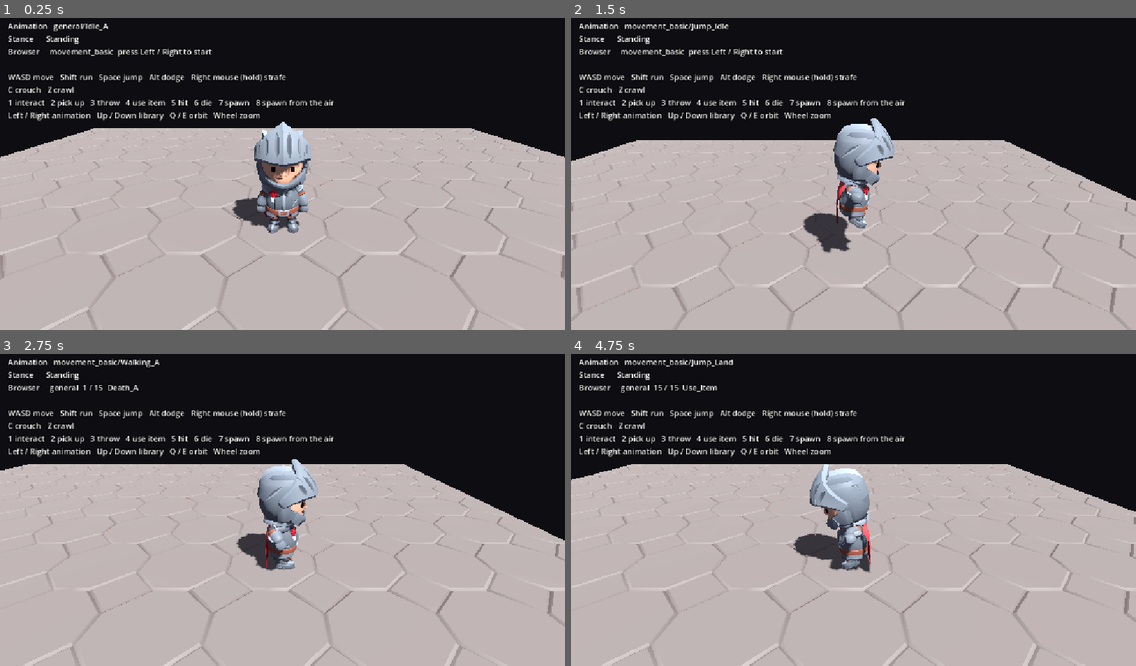
Above: before the commit, frames 1-4 (two rows, left to right).
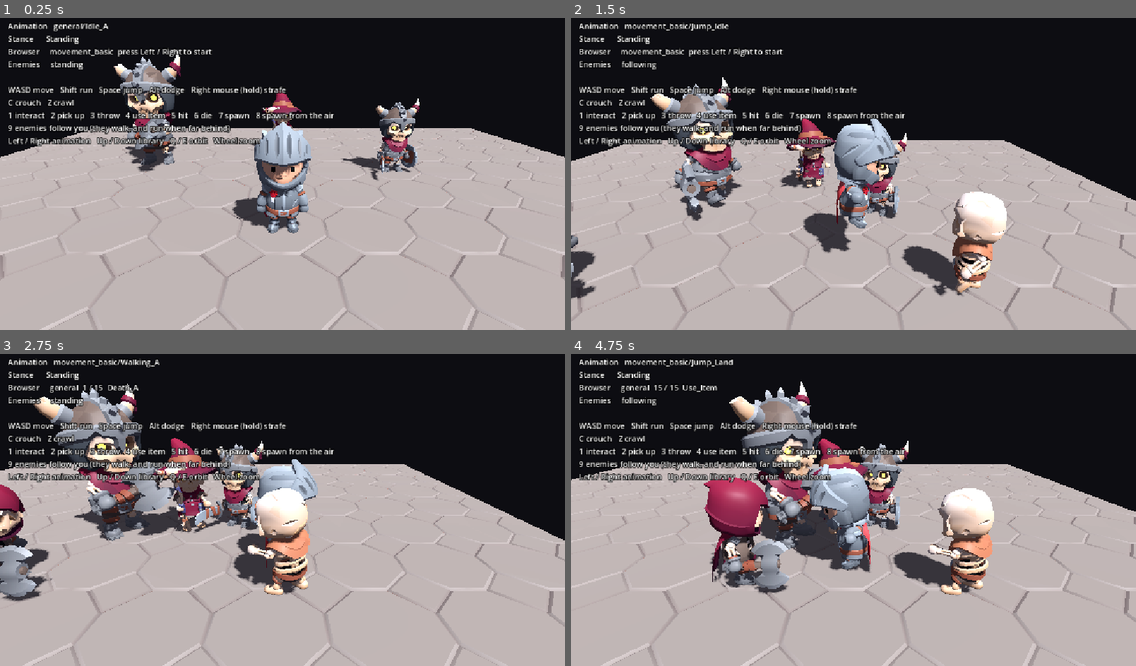
Above: after the commit, the same moments.

Repository: lijw07/roam
Game: Godot game, scene res://scenes/playground/animation_test.tscn
Same seed, same stepped clock (60 frames per second), same inputs: the game is played once before the commit and once after it. The project has no main scene, so this scene is started directly.
Inputs (mouse positions are in pixels of both pictures, inside the frame that each line leads up to):
- Up to frame 1 (0.25 s): no input
- Up to frame 2 (1.5 s): tap Enter at 0.5 s; move the mouse to (977, 155) at 0.52 s; hold D (move_right) 0.53-1.25 s; tap 9 at 0.6 s; click (977, 155) at 0.67 s; tap Space (jump) at 0.77 s; drag from (740, 186) to (825, 233) at 1.27 s
- Up to frame 3 (2.75 s): move the mouse to (339, 438) at 2.02 s; hold D (move_right) from 2.03 s (still down); hold Down (anim_library_prev) from 2.03 s (still down); tap 9 at 2.3 s
- Up to frame 4 (4.75 s): release D (move_right) at 2.75 s; release Down (anim_library_prev) at 2.75 s; drag from (825, 569) to (684, 460) at 2.77 s; move the mouse to (1023, 553) at 3.52 s; hold A (move_left) 3.53-4.25 s; hold Left (anim_prev) 3.53-4.25 s; tap Space (jump) at 3.77 s; tap 9 at 3.8 s; drag from (684, 460) to (768, 428) at 4.27 s

The runs differ from the first frame. In frame 1, 7.5% of the frame differs, in the area x 1-75%, y 11-53%; in frame 2, 12%; in frame 3, 16%; in frame 4, 17%, in the area x 1-75%, y 8-78%.

Commit message:
animations for enemies

Diff:
--- a/scenes/enemies/boss/skeleton_champion.tscn
+++ b/scenes/enemies/boss/skeleton_champion.tscn
@@ -11,7 +11,11 @@
 [node name="SkeletonChampion" instance=ExtResource("1_base")]
 script = ExtResource("2_enemy")
 threat = 0
+walk_speed = 3.1
+run_speed = 10.8
 idle_animation = &"combat_melee/Melee_2H_Idle"
+walk_animation = &"movement_basic/Walking_C"
+run_animation = &"movement_advanced/Running_HoldingRifle"
 
 [node name="Model" parent="."]
 transform = Transform3D(1.6, 0, 0, 0, 1.6, 0, 0, 0, 1.6, 0, 0, 0)
--- a/scenes/playground/animation_test.tscn
+++ b/scenes/playground/animation_test.tscn
@@ -1,9 +1,14 @@
-[gd_scene format=3]
+[gd_scene format=3 uid="uid://bbp51i165ba13"]
 
-[ext_resource type="Script" path="res://scripts/animation_test.gd" id="1_test"]
-[ext_resource type="PackedScene" path="res://scenes/dungeon/floors/floor_tile_large.tscn" id="2_floor"]
-[ext_resource type="PackedScene" path="res://scenes/characters/adventurers/knight.tscn" id="3_knight"]
-[ext_resource type="Script" path="res://scripts/dungeon_explorer.gd" id="4_explorer"]
+[ext_resource type="Script" uid="uid://cgc4hvxx3qqqf" path="res://scripts/animation_test.gd" id="1_test"]
+[ext_resource type="PackedScene" uid="uid://r4kxi28gpfit" path="res://scenes/dungeon/floors/floor_tile_large.tscn" id="2_floor"]
+[ext_resource type="PackedScene" uid="uid://dfofpcqw5hsoy" path="res://scenes/characters/adventurers/knight.tscn" id="3_knight"]
+[ext_resource type="Script" uid="uid://b4x3gwfy0ernd" path="res://scripts/dungeon_explorer.gd" id="4_explorer"]
+[ext_resource type="PackedScene" path="res://scenes/enemies/skeleton_warrior.tscn" id="5_warrior"]
+[ext_resource type="PackedScene" path="res://scenes/enemies/boss/skeleton_champion.tscn" id="6_champion"]
+[ext_resource type="PackedScene" path="res://scenes/enemies/skeleton_mage.tscn" id="7_mage"]
+[ext_resource type="PackedScene" path="res://scenes/enemies/skeleton_minion.tscn" id="8_minion"]
+[ext_resource type="PackedScene" path="res://scenes/enemies/skeleton_rogue.tscn" id="9_rogue"]
 
 [sub_resource type="Environment" id="Environment_test"]
 background_mode = 1
@@ -12,142 +17,159 @@
 ambient_light_color = Color(0.5, 0.5, 0.6, 1)
 ambient_light_energy = 0.6
 
-[node name="AnimationTest" type="Node3D"]
+[node name="AnimationTest" type="Node3D" unique_id=1844858767]
 script = ExtResource("1_test")
 
-[node name="WorldEnvironment" type="WorldEnvironment" parent="."]
+[node name="WorldEnvironment" type="WorldEnvironment" parent="." unique_id=1061498190]
 environment = SubResource("Environment_test")
 
-[node name="DirectionalLight3D" type="DirectionalLight3D" parent="."]
+[node name="DirectionalLight3D" type="DirectionalLight3D" parent="." unique_id=1694216878]
 transform = Transform3D(0.81915206, -0.46984634, 0.32898995, 0, 0.57357645, 0.81915206, -0.57357645, -0.6710101, 0.46984634, 0, 0, 0)
 shadow_enabled = true
 
-[node name="Floor" type="Node3D" parent="."]
+[node name="Floor" type="Node3D" parent="." unique_id=2121162053]
 
-[node name="FloorTileLarge1" parent="Floor" instance=ExtResource("2_floor")]
+[node name="FloorTileLarge1" parent="Floor" unique_id=1631770810 instance=ExtResource("2_floor")]
 transform = Transform3D(1, 0, 0, 0, 1, 0, 0, 0, 1, -10, 0, -10)
 
-[node name="FloorTileLarge2" parent="Floor" instance=ExtResource("2_floor")]
+[node name="FloorTileLarge2" parent="Floor" unique_id=338334429 instance=ExtResource("2_floor")]
 transform = Transform3D(1, 0, 0, 0, 1, 0, 0, 0, 1, -10, 0, -6)
 
-[node name="FloorTileLarge3" parent="Floor" instance=ExtResource("2_floor")]
+[node name="FloorTileLarge3" parent="Floor" unique_id=2052700434 instance=ExtResource("2_floor")]
 transform = Transform3D(1, 0, 0, 0, 1, 0, 0, 0, 1, -10, 0, -2)
 
-[node name="FloorTileLarge4" parent="Floor" instance=ExtResource("2_floor")]
+[node name="FloorTileLarge4" parent="Floor" unique_id=1193601968 instance=ExtResource("2_floor")]
 transform = Transform3D(1, 0, 0, 0, 1, 0, 0, 0, 1, -10, 0, 2)
 
-[node name="FloorTileLarge5" parent="Floor" instance=ExtResource("2_floor")]
+[node name="FloorTileLarge5" parent="Floor" unique_id=165054867 instance=ExtResource("2_floor")]
 transform = Transform3D(1, 0, 0, 0, 1, 0, 0, 0, 1, -10, 0, 6)
 
-[node name="FloorTileLarge6" parent="Floor" instance=ExtResource("2_floor")]
+[node name="FloorTileLarge6" parent="Floor" unique_id=991398768 instance=ExtResource("2_floor")]
 transform = Transform3D(1, 0, 0, 0, 1, 0, 0, 0, 1, -10, 0, 10)
 
-[node name="FloorTileLarge7" parent="Floor" instance=ExtResource("2_floor")]
+[node name="FloorTileLarge7" parent="Floor" unique_id=1113802910 instance=ExtResource("2_floor")]
 transform = Transform3D(1, 0, 0, 0, 1, 0, 0, 0, 1, -6, 0, -10)
 
-[node name="FloorTileLarge8" parent="Floor" instance=ExtResource("2_floor")]
+[node name="FloorTileLarge8" parent="Floor" unique_id=2013789591 instance=ExtResource("2_floor")]
 transform = Transform3D(1, 0, 0, 0, 1, 0, 0, 0, 1, -6, 0, -6)
 
-[node name="FloorTileLarge9" parent="Floor" instance=ExtResource("2_floor")]
+[node name="FloorTileLarge9" parent="Floor" unique_id=1421402290 instance=ExtResource("2_floor")]
 transform = Transform3D(1, 0, 0, 0, 1, 0, 0, 0, 1, -6, 0, -2)
 
-[node name="FloorTileLarge10" parent="Floor" instance=ExtResource("2_floor")]
+[node name="FloorTileLarge10" parent="Floor" unique_id=1832988095 instance=ExtResource("2_floor")]
 transform = Transform3D(1, 0, 0, 0, 1, 0, 0, 0, 1, -6, 0, 2)
 
-[node name="FloorTileLarge11" parent="Floor" instance=ExtResource("2_floor")]
+[node name="FloorTileLarge11" parent="Floor" unique_id=459936591 instance=ExtResource("2_floor")]
 transform = Transform3D(1, 0, 0, 0, 1, 0, 0, 0, 1, -6, 0, 6)
 
-[node name="FloorTileLarge12" parent="Floor" instance=ExtResource("2_floor")]
+[node name="FloorTileLarge12" parent="Floor" unique_id=1408634824 instance=ExtResource("2_floor")]
 transform = Transform3D(1, 0, 0, 0, 1, 0, 0, 0, 1, -6, 0, 10)
 
-[node name="FloorTileLarge13" parent="Floor" instance=ExtResource("2_floor")]
+[node name="FloorTileLarge13" parent="Floor" unique_id=1357839127 instance=ExtResource("2_floor")]
 transform = Transform3D(1, 0, 0, 0, 1, 0, 0, 0, 1, -2, 0, -10)
 
-[node name="FloorTileLarge14" parent="Floor" instance=ExtResource("2_floor")]
+[node name="FloorTileLarge14" parent="Floor" unique_id=358355532 instance=ExtResource("2_floor")]
 transform = Transform3D(1, 0, 0, 0, 1, 0, 0, 0, 1, -2, 0, -6)
 
-[node name="FloorTileLarge15" parent="Floor" instance=ExtResource("2_floor")]
+[node name="FloorTileLarge15" parent="Floor" unique_id=216061623 instance=ExtResource("2_floor")]
 transform = Transform3D(1, 0, 0, 0, 1, 0, 0, 0, 1, -2, 0, -2)
 
-[node name="FloorTileLarge16" parent="Floor" instance=ExtResource("2_floor")]
+[node name="FloorTileLarge16" parent="Floor" unique_id=1343682298 instance=ExtResource("2_floor")]
 transform = Transform3D(1, 0, 0, 0, 1, 0, 0, 0, 1, -2, 0, 2)
 
-[node name="FloorTileLarge17" parent="Floor" instance=ExtResource("2_floor")]
+[node name="FloorTileLarge17" parent="Floor" unique_id=1135682883 instance=ExtResource("2_floor")]
 transform = Transform3D(1, 0, 0, 0, 1, 0, 0, 0, 1, -2, 0, 6)
 
-[node name="FloorTileLarge18" parent="Floor" instance=ExtResource("2_floor")]
+[node name="FloorTileLarge18" parent="Floor" unique_id=412715817 instance=ExtResource("2_floor")]
 transform = Transform3D(1, 0, 0, 0, 1, 0, 0, 0, 1, -2, 0, 10)
 
-[node name="FloorTileLarge19" parent="Floor" instance=ExtResource("2_floor")]
+[node name="FloorTileLarge19" parent="Floor" unique_id=887493181 instance=ExtResource("2_floor")]
 transform = Transform3D(1, 0, 0, 0, 1, 0, 0, 0, 1, 2, 0, -10)
 
-[node name="FloorTileLarge20" parent="Floor" instance=ExtResource("2_floor")]
+[node name="FloorTileLarge20" parent="Floor" unique_id=566879757 instance=ExtResource("2_floor")]
 transform = Transform3D(1, 0, 0, 0, 1, 0, 0, 0, 1, 2, 0, -6)
 
-[node name="FloorTileLarge21" parent="Floor" instance=ExtResource("2_floor")]
+[node name="FloorTileLarge21" parent="Floor" unique_id=872184581 instance=ExtResource("2_floor")]
 transform = Transform3D(1, 0, 0, 0, 1, 0, 0, 0, 1, 2, 0, -2)
 
-[node name="FloorTileLarge22" parent="Floor" instance=ExtResource("2_floor")]
+[node name="FloorTileLarge22" parent="Floor" unique_id=207908663 instance=ExtResource("2_floor")]
 transform = Transform3D(1, 0, 0, 0, 1, 0, 0, 0, 1, 2, 0, 2)
 
-[node name="FloorTileLarge23" parent="Floor" instance=ExtResource("2_floor")]
+[node name="FloorTileLarge23" parent="Floor" unique_id=417114875 instance=ExtResource("2_floor")]
 transform = Transform3D(1, 0, 0, 0, 1, 0, 0, 0, 1, 2, 0, 6)
 
-[node name="FloorTileLarge24" parent="Floor" instance=ExtResource("2_floor")]
+[node name="FloorTileLarge24" parent="Floor" unique_id=1394369580 instance=ExtResource("2_floor")]
 transform = Transform3D(1, 0, 0, 0, 1, 0, 0, 0, 1, 2, 0, 10)
 
-[node name="FloorTileLarge25" parent="Floor" instance=ExtResource("2_floor")]
+[node name="FloorTileLarge25" parent="Floor" unique_id=1251182670 instance=ExtResource("2_floor")]
 transform = Transform3D(1, 0, 0, 0, 1, 0, 0, 0, 1, 6, 0, -10)
 
-[node name="FloorTileLarge26" parent="Floor" instance=ExtResource("2_floor")]
+[node name="FloorTileLarge26" parent="Floor" unique_id=1948027248 instance=ExtResource("2_floor")]
 transform = Transform3D(1, 0, 0, 0, 1, 0, 0, 0, 1, 6, 0, -6)
 
-[node name="FloorTileLarge27" parent="Floor" instance=ExtResource("2_floor")]
+[node name="FloorTileLarge27" parent="Floor" unique_id=724554874 instance=ExtResource("2_floor")]
 transform = Transform3D(1, 0, 0, 0, 1, 0, 0, 0, 1, 6, 0, -2)
 
-[node name="FloorTileLarge28" parent="Floor" instance=ExtResource("2_floor")]
+[node name="FloorTileLarge28" parent="Floor" unique_id=1278252185 instance=ExtResource("2_floor")]
 transform = Transform3D(1, 0, 0, 0, 1, 0, 0, 0, 1, 6, 0, 2)
 
-[node name="FloorTileLarge29" parent="Floor" instance=ExtResource("2_floor")]
+[node name="FloorTileLarge29" parent="Floor" unique_id=1292652724 instance=ExtResource("2_floor")]
 transform = Transform3D(1, 0, 0, 0, 1, 0, 0, 0, 1, 6, 0, 6)
 
-[node name="FloorTileLarge30" parent="Floor" instance=ExtResource("2_floor")]
+[node name="FloorTileLarge30" parent="Floor" unique_id=1488940287 instance=ExtResource("2_floor")]
 transform = Transform3D(1, 0, 0, 0, 1, 0, 0, 0, 1, 6, 0, 10)
 
-[node name="FloorTileLarge31" parent="Floor" instance=ExtResource("2_floor")]
+[node name="FloorTileLarge31" parent="Floor" unique_id=435337306 instance=ExtResource("2_floor")]
 transform = Transform3D(1, 0, 0, 0, 1, 0, 0, 0, 1, 10, 0, -10)
 
-[node name="FloorTileLarge32" parent="Floor" instance=ExtResource("2_floor")]
+[node name="FloorTileLarge32" parent="Floor" unique_id=587225358 instance=ExtResource("2_floor")]
 transform = Transform3D(1, 0, 0, 0, 1, 0, 0, 0, 1, 10, 0, -6)
 
-[node name="FloorTileLarge33" parent="Floor" instance=ExtResource("2_floor")]
+[node name="FloorTileLarge33" parent="Floor" unique_id=2133778090 instance=ExtResource("2_floor")]
 transform = Transform3D(1, 0, 0, 0, 1, 0, 0, 0, 1, 10, 0, -2)
 
-[node name="FloorTileLarge34" parent="Floor" instance=ExtResource("2_floor")]
+[node name="FloorTileLarge34" parent="Floor" unique_id=1806999859 instance=ExtResource("2_floor")]
 transform = Transform3D(1, 0, 0, 0, 1, 0, 0, 0, 1, 10, 0, 2)
 
-[node name="FloorTileLarge35" parent="Floor" instance=ExtResource("2_floor")]
+[node name="FloorTileLarge35" parent="Floor" unique_id=785101092 instance=ExtResource("2_floor")]
 transform = Transform3D(1, 0, 0, 0, 1, 0, 0, 0, 1, 10, 0, 6)
 
-[node name="FloorTileLarge36" parent="Floor" instance=ExtResource("2_floor")]
+[node name="FloorTileLarge36" parent="Floor" unique_id=654892495 instance=ExtResource("2_floor")]
 transform = Transform3D(1, 0, 0, 0, 1, 0, 0, 0, 1, 10, 0, 10)
 
-[node name="Player" parent="." instance=ExtResource("3_knight")]
+[node name="Player" parent="." unique_id=1153986931 instance=ExtResource("3_knight")]
 script = ExtResource("4_explorer")
 
-[node name="CameraRig" type="Node3D" parent="."]
+[node name="Enemies" type="Node3D" parent="." unique_id=646261994]
+
+[node name="SkeletonWarrior" parent="Enemies" unique_id=164195652 instance=ExtResource("5_warrior")]
+transform = Transform3D(1, 0, 0, 0, 1, 0, 0, 0, 1, 4, 0, -4)
+
+[node name="SkeletonChampion" parent="Enemies" unique_id=1570817113 instance=ExtResource("6_champion")]
+transform = Transform3D(1, 0, 0, 0, 1, 0, 0, 0, 1, -5, 0, -5)
+
+[node name="SkeletonMage" parent="Enemies" unique_id=1469248166 instance=ExtResource("7_mage")]
+transform = Transform3D(1, 0, 0, 0, 1, 0, 0, 0, 1, 0, 0, -7)
+
+[node name="SkeletonMinion" parent="Enemies" unique_id=5220111 instance=ExtResource("8_minion")]
+transform = Transform3D(1, 0, 0, 0, 1, 0, 0, 0, 1, 7, 0, 2)
+
+[node name="SkeletonRogue" parent="Enemies" unique_id=631901097 instance=ExtResource("9_rogue")]
+transform = Transform3D(1, 0, 0, 0, 1, 0, 0, 0, 1, -7, 0, 2)
+
+[node name="CameraRig" type="Node3D" parent="." unique_id=709445592]
 transform = Transform3D(1, 0, 0, 0, 1, 0, 0, 0, 1, 0, 1.4, 0)
 
-[node name="Pitch" type="Node3D" parent="CameraRig"]
+[node name="Pitch" type="Node3D" parent="CameraRig" unique_id=1236381160]
 transform = Transform3D(1, 0, 0, 0, 0.9393727, 0.3428978, 0, -0.3428978, 0.9393727, 0, 0, 0)
 
-[node name="Camera3D" type="Camera3D" parent="CameraRig/Pitch"]
+[node name="Camera3D" type="Camera3D" parent="CameraRig/Pitch" unique_id=1589129751]
 transform = Transform3D(1, 0, 0, 0, 1, 0, 0, 0, 1, 0, 0, 6)
 fov = 60.0
 
-[node name="HUD" type="CanvasLayer" parent="."]
+[node name="HUD" type="CanvasLayer" parent="." unique_id=437735592]
 
-[node name="Info" type="Label" parent="HUD"]
+[node name="Info" type="Label" parent="HUD" unique_id=1668441047]
 offset_left = 16.0
 offset_top = 16.0
 theme_override_colors/font_outline_color = Color(0, 0, 0, 1)
--- a/scripts/animation_test.gd
+++ b/scripts/animation_test.gd
@@ -7,20 +7,25 @@
 const ZOOM_STEP := 0.5
 const MIN_DISTANCE := 2.0
 const MAX_DISTANCE := 12.0
+const FOLLOW_STOP_DISTANCE := 2.5
+const FOLLOW_RUN_DISTANCE := 7.0
 const CONTROLS := """WASD move   Shift run   Space jump   Alt dodge   Right mouse (hold) strafe
 C crouch   Z crawl
 1 interact   2 pick up   3 throw   4 use item   5 hit   6 die   7 spawn   8 spawn from the air
+9 enemies follow you (they walk, and run when far behind)
 Left / Right animation   Up / Down library   Q / E orbit   Wheel zoom"""
 
 @onready var player: CharacterBody3D = $Player
 @onready var camera_rig: Node3D = $CameraRig
 @onready var camera: Camera3D = $CameraRig/Pitch/Camera3D
 @onready var info: Label = $HUD/Info
+@onready var enemies: Node3D = $Enemies
 
 var _library_index := 0
 var _animation_index := -1
 var _replaying: StringName = &""
 var _key_actions: Dictionary[Key, Callable] = {}
+var _enemies_following := false
 
 
 func _ready() -> void:
@@ -33,6 +38,7 @@
 		KEY_6: player.die,
 		KEY_7: player.spawn,
 		KEY_8: player.spawn.bind(true),
+		KEY_9: _toggle_enemies_following,
 	}
 	player.animation_changed.connect(_on_player_animation_changed)
 	player.animation_player.animation_finished.connect(_on_animation_finished)
@@ -42,6 +48,7 @@
 	camera_rig.rotation.y += Input.get_axis("camera_right", "camera_left") * ORBIT_SPEED * delta
 	camera_rig.global_position = player.global_position + Vector3.UP * RIG_HEIGHT
 	player.camera_yaw = camera_rig.rotation.y
+	_steer_enemies()
 	info.text = _hud_text()
 
 
@@ -58,6 +65,20 @@
 		_zoom(event.button_index)
 	elif event is InputEventKey and event.pressed and not event.echo and _key_actions.has(event.physical_keycode):
 		_key_actions[event.physical_keycode].call()
+
+
+func _toggle_enemies_following() -> void:
+	_enemies_following = not _enemies_following
+
+
+func _steer_enemies() -> void:
+	for enemy: Enemy in enemies.get_children():
+		var offset := player.global_position - enemy.global_position
+		offset.y = 0.0
+		var distance := offset.length()
+		var following := _enemies_following and distance > FOLLOW_STOP_DISTANCE
+		enemy.move_direction = offset / distance if following else Vector3.ZERO
+		enemy.running = distance > FOLLOW_RUN_DISTANCE
 
 
 func _browse(library_step: int, animation_step: int) -> void:
@@ -105,6 +126,7 @@
 	if _animation_index >= 0:
 		var names := _library_animations()
 		selection = "%d / %d  %s" % [_animation_index + 1, names.size(), names[_animation_index]]
-	return "Animation   %s\nStance      %s\nBrowser     %s  %s\n\n%s" % [
-		player.current_animation(), stance, LIBRARIES[_library_index], selection, CONTROLS,
+	return "Animation   %s\nStance      %s\nBrowser     %s  %s\nEnemies     %s\n\n%s" % [
+		player.current_animation(), stance, LIBRARIES[_library_index], selection,
+		"following" if _enemies_following else "standing", CONTROLS,
 	]
--- a/scripts/enemy.gd
+++ b/scripts/enemy.gd
@@ -1,18 +1,48 @@
 extends CharacterBody3D
 class_name Enemy
 
-## An enemy DungeonGenerator can spawn into rooms. Stands in its idle animation.
+const BLEND_TIME := 0.15
+const AIRBORNE_DELAY := 0.15
 
-## How much of a room's enemy budget this enemy uses up.
 @export var threat := 2
+@export var walk_speed := 3.0
+@export var run_speed := 6.5
+@export var turn_speed := 8.0
+@export var gravity_multiplier := 2.0
+
+@export_group("Animations")
 @export var idle_animation: StringName = &"general/Idle_A"
+@export var walk_animation: StringName = &"movement_basic/Walking_A"
+@export var run_animation: StringName = &"movement_basic/Running_A"
+@export var fall_animation: StringName = &"movement_basic/Jump_Idle"
 
 @onready var animation_player: AnimationPlayer = $AnimationPlayer
+@onready var gravity: float = ProjectSettings.get_setting("physics/3d/default_gravity") * gravity_multiplier
+
+var move_direction := Vector3.ZERO
+var running := false
+
+var _air_time := 0.0
 
 
 func _ready() -> void:
-	# Held weapons come with their own collision (their scene roots are collision objects);
-	# switch it off so the enemy's capsule is its only body.
+	_disable_held_collision()
+	animation_player.play(idle_animation)
+	animation_player.seek(randf() * animation_player.current_animation_length, true)
+
+
+func _physics_process(delta: float) -> void:
+	var direction := Vector3(move_direction.x, 0.0, move_direction.z).limit_length()
+	var speed := run_speed if running else walk_speed
+	velocity.x = direction.x * speed
+	velocity.z = direction.z * speed
+	_apply_gravity(delta)
+	move_and_slide()
+	_face(direction, delta)
+	_play(_locomotion_animation(direction))
+
+
+func _disable_held_collision() -> void:
 	for body in find_children("*", "CollisionObject3D", true, false):
 		if body != self:
 			body.collision_layer = 0
@@ -20,6 +50,31 @@
 			if body is Area3D:
 				body.monitoring = false
 				body.monitorable = false
-	animation_player.play(idle_animation)
-	# Start each idle at a different point so a room of enemies doesn't sway in step.
-	animation_player.seek(randf() * animation_player.current_animation_length, true)
+
+
+func _apply_gravity(delta: float) -> void:
+	if is_on_floor():
+		_air_time = 0.0
+	else:
+		velocity.y -= gravity * delta
+		_air_time += delta
+
+
+func _face(direction: Vector3, delta: float) -> void:
+	if direction.is_zero_approx():
+		return
+	var target_yaw := atan2(direction.x, direction.z)
+	rotation.y = lerp_angle(rotation.y, target_yaw, 1.0 - exp(-turn_speed * delta))
+
+
+func _locomotion_animation(direction: Vector3) -> StringName:
+	if _air_time >= AIRBORNE_DELAY:
+		return fall_animation
+	if direction.is_zero_approx():
+		return idle_animation
+	return run_animation if running else walk_animation
+
+
+func _play(animation: StringName) -> void:
+	if animation_player.current_animation != animation:
+		animation_player.play(animation, BLEND_TIME)
--- a/tests/dungeon_check.gd
+++ b/tests/dungeon_check.gd
@@ -254,8 +254,9 @@
 				continue
 			_holder.add_child(enemy)
 			await process_frame
-			if not enemy.animation_player.has_animation(enemy.idle_animation):
-				_fail("%s: idle animation %s doesn't exist" % [path, enemy.idle_animation])
+			for animation in [enemy.idle_animation, enemy.walk_animation, enemy.run_animation, enemy.fall_animation]:
+				if not enemy.animation_player.has_animation(animation):
+					_fail("%s: animation %s doesn't exist" % [path, animation])
 			for slot in enemy.find_children("Handslot*", "BoneAttachment3D", true, false):
 				var meshes: Array = slot.find_children("*", "MeshInstance3D", true, false)
 				if meshes.is_empty() or not meshes.all(func(m): return m.is_visible_in_tree()):
